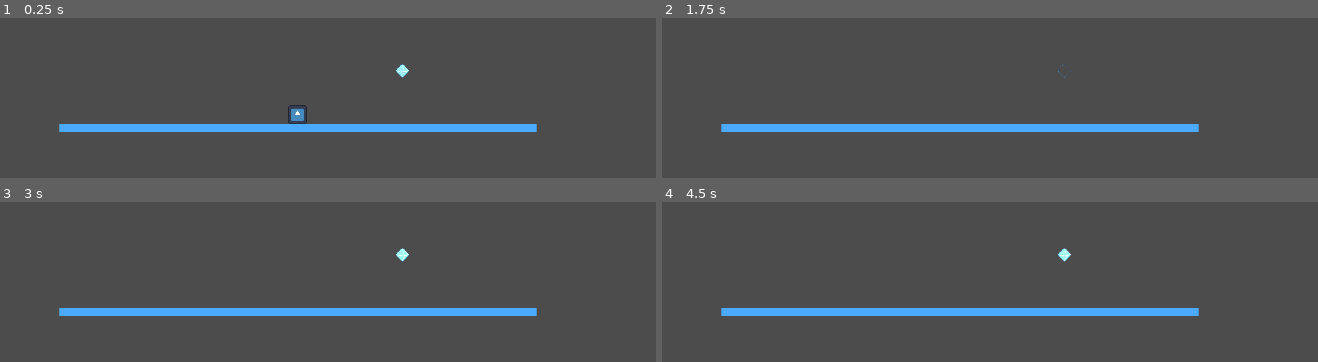
Above: before the commit, frames 1-4 (two rows, left to right).
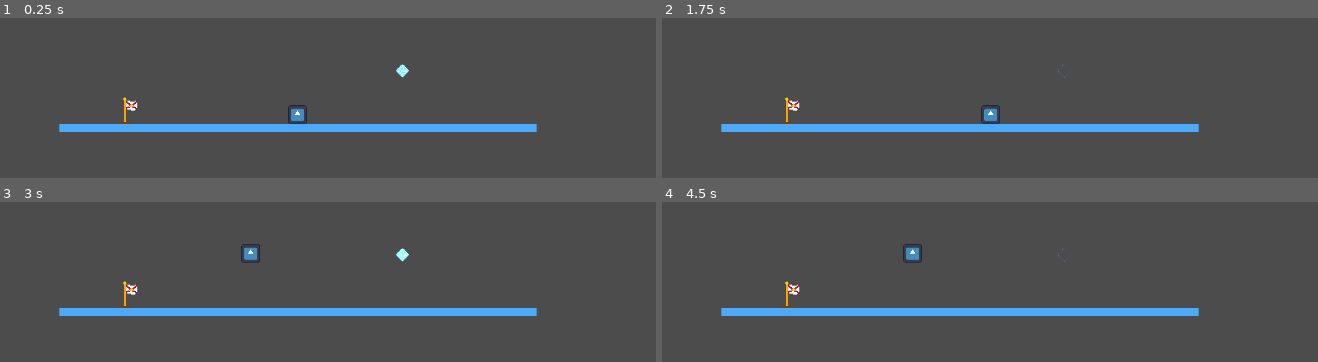
Above: after the commit, the same moments.

Repository: dreamfunicular/obstacle-demo
Game: Godot game, scene res://main.tscn
Two runs of this game, one before a commit and one after it. Both use one fixed random seed, a clock stepped at 60 frames per second and the inputs below. The engine's default icon, where the game draws it, is replaced by a stand-in: a white triangle on a blue panel in a dark square.
Inputs:
- Up to frame 1 (0.25 s): no input
- Up to frame 2 (1.75 s): tap Enter at 0.5 s; hold Right (right) from 0.53 s (still down); tap Space (jump) at 0.6, 0.77, 1.07, 1.35, 1.52 s
- Up to frame 3 (3 s): tap Space (jump) at 1.82, 2.1, 2.85 s; release Right (right) at 2.03 s; hold Left (left) 2.03-2.78 s; hold Right (right) from 2.78 s (still down)
- Up to frame 4 (4.5 s): tap Space (jump) at 3.02, 3.32, 3.6, 3.77, 4.07, 4.25, 4.35 s; release Right (right) at 4.28 s; hold Left (left) from 4.28 s (still down)

The runs differ from the first frame. In frame 1, 0.2% of the frame differs, in the area x 18-22%, y 49-67%; in frame 2, 0.4%; in frame 3, 0.4%; in frame 4, 0.5%, in the area x 18-63%, y 26-67%.

Commit message:
add coyote time and fix being able to jump extra; add death zone

Diff:
--- a/Scripts/florida_man2.gd
+++ b/Scripts/florida_man2.gd
@@ -3,6 +3,7 @@
 
 @onready var sprite = $AnimatedSprite2D as AnimatedSprite2D
 @onready var anim = $AnimationPlayer as AnimationPlayer
+@onready var coyoteTimer = $CoyoteTimer as Timer
 
 @export_category("Movement Parameters")
 @export var Jump_Peak_Time: float = .15
@@ -14,12 +15,29 @@
 
 @export var DefaultJumpLimit: int = 1
 var jumps: int = 0
+var wasGrounded: bool = false
+@export var CoyoteTime: float = 0.1
+var canCoyote: bool = false
 
 var Jump_Gravity: float = ProjectSettings.get_setting("physics/3d/default_gravity")
 var Fall_Gravity: float = 980.0
 
+var SpawnPoint: Vector2 = Vector2(0, 0)
+
 func _ready() -> void:
 	Calculate_Movement_Parameters()
+	SpawnPoint = position
+	GameManager.connect("Reset", resetFunc)
+
+var resetFunc = func Reset()->void:
+	position = SpawnPoint
+
+func SetSpawn(point: Vector2)->void:
+	SpawnPoint = point
+
+func Die()->void:
+	#Death sound
+	GameManager.emit_signal("Reset")
 
 func Calculate_Movement_Parameters()->void:
 	Jump_Gravity = (2*Jump_Height)/pow(Jump_Peak_Time,2)
@@ -34,16 +52,24 @@
 			velocity.y += Jump_Gravity * delta
 		else:
 			velocity.y += Fall_Gravity * delta
+		if wasGrounded and jumps > 0:
+			canCoyote = true
+			jumps -= 1
+			coyoteTimer.start(CoyoteTime)
+		wasGrounded = false
 
 	if is_on_floor():
 		jumps = DefaultJumpLimit
+		wasGrounded = true
 
 	# Handle jump.
-	if Input.is_action_just_pressed("jump") and jumps > 0:
+	if Input.is_action_just_pressed("jump") and (jumps > 0 or canCoyote):
 		if velocity.y > 0:
 			velocity.y = 0
 		velocity.y -= Jump_Velocity
-		jumps -= 1
+		if jumps > 0:
+			jumps -= 1
+		canCoyote = false
 
 	# Get the input direction and handle the movement/deceleration.
 	# As good practice, you should replace UI actions with custom gameplay actions.
@@ -54,3 +80,7 @@
 		velocity.x = move_toward(velocity.x, 0, Speed)
 
 	move_and_slide()
+
+
+func _on_coyote_timer_timeout() -> void:
+	canCoyote = false
--- /dev/null
+++ b/Scripts/game_manager.gd
@@ -0,0 +1,4 @@
+extends Node
+
+signal Reset
+signal SetSpawn
--- /dev/null
+++ b/checkpoint.gd
@@ -0,0 +1,7 @@
+extends Area2D
+
+
+
+func _on_body_entered(body: Node2D) -> void:
+	if body is FloridaMan:
+		body.SetSpawn(position)
--- /dev/null
+++ b/checkpoint.tscn
@@ -0,0 +1,30 @@
+[gd_scene load_steps=5 format=3 uid="uid://cnj5jech35ip6"]
+
+[ext_resource type="Texture2D" uid="uid://5mijg57b8743" path="res://Sprites/flag_florida.png" id="1_luqgl"]
+[ext_resource type="Script" uid="uid://df5fbkdyee2d" path="res://checkpoint.gd" id="1_r6hke"]
+
+[sub_resource type="SpriteFrames" id="SpriteFrames_r6hke"]
+animations = [{
+"frames": [{
+"duration": 1.0,
+"texture": ExtResource("1_luqgl")
+}],
+"loop": true,
+"name": &"default",
+"speed": 5.0
+}]
+
+[sub_resource type="RectangleShape2D" id="RectangleShape2D_tnhlw"]
+size = Vector2(32, 32)
+
+[node name="Checkpoint" type="Area2D"]
+script = ExtResource("1_r6hke")
+
+[node name="AnimatedSprite2D" type="AnimatedSprite2D" parent="."]
+texture_filter = 1
+sprite_frames = SubResource("SpriteFrames_r6hke")
+
+[node name="CollisionShape2D" type="CollisionShape2D" parent="."]
+shape = SubResource("RectangleShape2D_tnhlw")
+
+[connection signal="body_entered" from="." to="." method="_on_body_entered"]
--- /dev/null
+++ b/death_area.gd
@@ -0,0 +1,7 @@
+extends Area2D
+
+
+
+func _on_body_entered(body: Node2D) -> void:
+	if body is FloridaMan:
+		body.Die()
--- /dev/null
+++ b/death_area.tscn
@@ -0,0 +1,13 @@
+[gd_scene load_steps=3 format=3 uid="uid://duculk8tnk04j"]
+
+[ext_resource type="Script" uid="uid://dk1af5ehqj6l2" path="res://death_area.gd" id="1_bsnuu"]
+
+[sub_resource type="RectangleShape2D" id="RectangleShape2D_paaln"]
+
+[node name="DeathArea" type="Area2D"]
+script = ExtResource("1_bsnuu")
+
+[node name="CollisionShape2D" type="CollisionShape2D" parent="."]
+shape = SubResource("RectangleShape2D_paaln")
+
+[connection signal="body_entered" from="." to="." method="_on_body_entered"]
--- a/floridaMan2.tscn
+++ b/floridaMan2.tscn
@@ -29,3 +29,8 @@
 shape = SubResource("RectangleShape2D_jffjt")
 
 [node name="AnimationPlayer" type="AnimationPlayer" parent="."]
+
+[node name="CoyoteTimer" type="Timer" parent="."]
+wait_time = 0.1
+
+[connection signal="timeout" from="CoyoteTimer" to="." method="_on_coyote_timer_timeout"]
--- a/main.tscn
+++ b/main.tscn
@@ -1,7 +1,9 @@
-[gd_scene load_steps=6 format=3 uid="uid://dan4rxtgevd1d"]
+[gd_scene load_steps=8 format=3 uid="uid://dan4rxtgevd1d"]
 
 [ext_resource type="PackedScene" uid="uid://brd331nqpjaxm" path="res://floridaMan2.tscn" id="2_0xm2m"]
 [ext_resource type="PackedScene" uid="uid://b56bfbfwxt5cw" path="res://CrystalMeth.tscn" id="2_h2yge"]
+[ext_resource type="PackedScene" uid="uid://cnj5jech35ip6" path="res://checkpoint.tscn" id="3_h2yge"]
+[ext_resource type="PackedScene" uid="uid://duculk8tnk04j" path="res://death_area.tscn" id="4_1bvp3"]
 
 [sub_resource type="PhysicsMaterial" id="PhysicsMaterial_7dm0k"]
 
@@ -29,6 +31,15 @@
 
 [node name="FloridaMan" parent="." instance=ExtResource("2_0xm2m")]
 position = Vector2(960, 900)
+CoyoteTime = 0.05
 
 [node name="CrystalMeth" parent="." instance=ExtResource("2_h2yge")]
 position = Vector2(1212, 822)
+
+[node name="Checkpoint" parent="." instance=ExtResource("3_h2yge")]
+position = Vector2(545, 918)
+scale = Vector2(2, 2)
+
+[node name="DeathArea" parent="." instance=ExtResource("4_1bvp3")]
+position = Vector2(0, 1180)
+scale = Vector2(1000, 10)
--- a/project.godot
+++ b/project.godot
@@ -14,6 +14,10 @@
 run/main_scene="uid://dan4rxtgevd1d"
 config/features=PackedStringArray("4.4", "GL Compatibility")
 config/icon="res://icon.svg"
+
+[autoload]
+
+GameManager="*res://Scripts/game_manager.gd"
 
 [display]
 
Not shown, added: Scripts/game_manager.gd.uid
Binary file added: Sprites/flag_florida.png
Not shown, added: Sprites/flag_florida.png.import
Not shown, added: checkpoint.gd.uid
Not shown, added: death_area.gd.uid
